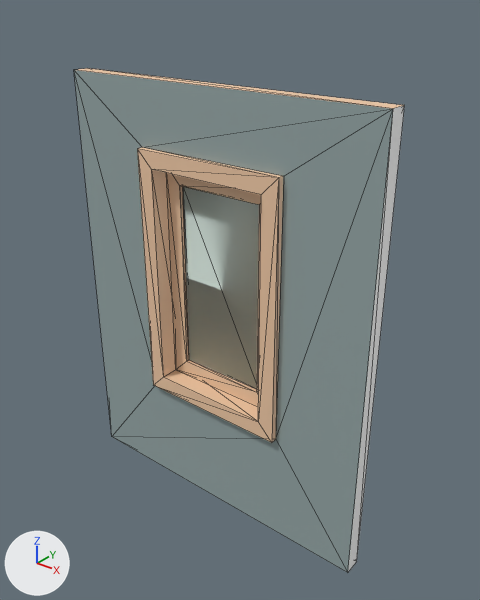
The FBX model Assets/FurnitureKit/wallWindow.fbx: old version first, new version second.
The view is the same before and after, from a 50 mm camera at (6.16, -12.88, 15.27) aimed at (-4.48, 0.43, 7.02). The lights are fixed; the arrows at lower left show +X, +Y and +Z. The first picture is the older version. Mesh edges are drawn as thin lines. Where no turn or scale is listed for an object, it has been applied to the vertices. Vertices at exactly the same position are counted once.

Script lines for the objects in view, before the commit:
```python
me_mesh_002 = bpy.data.meshes.new('Mesh.002')
me_mesh_002.from_pydata(...)  # 32 vertices, 64 faces; spans x -10.0..0.0, y -0.45..0.45, z 0.0..12.9
# faces by material slot: [44, 8, 12]
me_mesh_002.materials.append(mat_wood_002)  # beige #f3cca8
me_mesh_002.materials.append(mat_metaldark_002)  # grey #96a7a7
me_mesh_002.materials.append(mat_defaultmat_002)  # white #ffffff
me_mesh_003 = bpy.data.meshes.new('Mesh.003')
me_mesh_003.from_pydata(...)  # 20 vertices, 42 faces; spans x -6.87..-3.13, y -0.12..0.12, z 3.93..10.57
# faces by material slot: [2, 40]
me_mesh_003.materials.append(mat_glass)  # white #daebe3
me_mesh_003.materials.append(mat_wood_002)  # beige #f3cca8
ob_wallwindow = bpy.data.objects.new('wallWindow', me_mesh_002)
ob_wallwindow.location = (0.0, 0.0, 0.0)
ob_window = bpy.data.objects.new('window', me_mesh_003)
ob_window.location = (0.0, 0.25, 0.0)
```
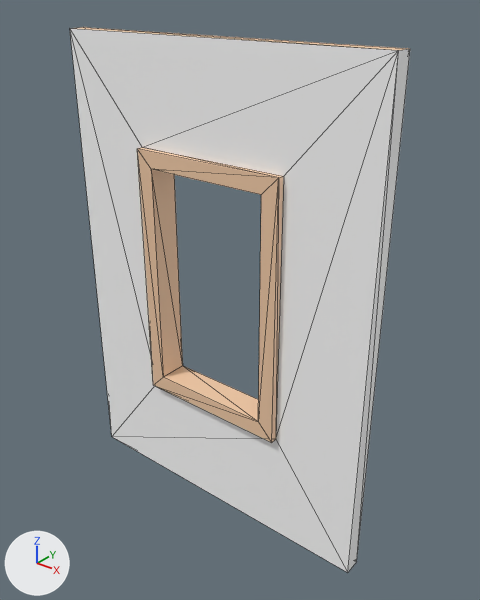
The newer file is also turned or shifted as a whole; pictures and numbers use the older file's frame.

The change in detail:
me_mesh_002 is used by ob_wallwindow; location (0.0, 0.0, 0.0).
me_mesh_002 had 32 vertices, 64 faces and spanned x -10.0..0.0, y -0.45..0.45, z 0.0..12.9.
me_mesh_002 now has 32 vertices, 64 faces and spans x -10.0..0.0, y -0.45..0.45, z 0.0..14.0.
me_mesh_002 part 1: 32 of 32 vertices moved; they spanned x -10.0..0.0, y -0.45..0.45, z 0.0..12.9 and now span x -10.0..0.0, y -0.45..0.45, z 0.0..14.0; mean shift (0.0, 0.0, 0.14).
Object 'window' (ob_window) is deleted.

What differs and where, as boxes (x1, y1, x2, y2) in the pictures (480 x 600 px):
'wallWindow', reshaped (8% taller)
    before: (74, 68, 405, 572)
    after: (70, 27, 410, 572)
'window', deleted
    before: (166, 173, 261, 407)
    faces in mat_glass (white #daebe3): (183, 187, 259, 389)
    faces in mat_wood_002 (beige #f3cca8): (166, 173, 261, 407)
